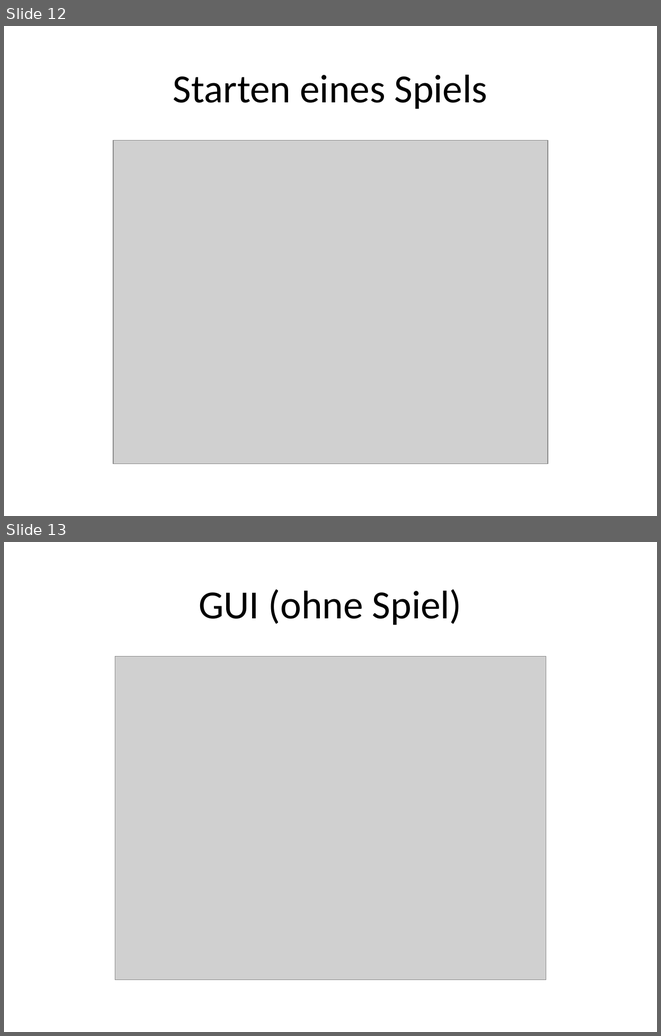
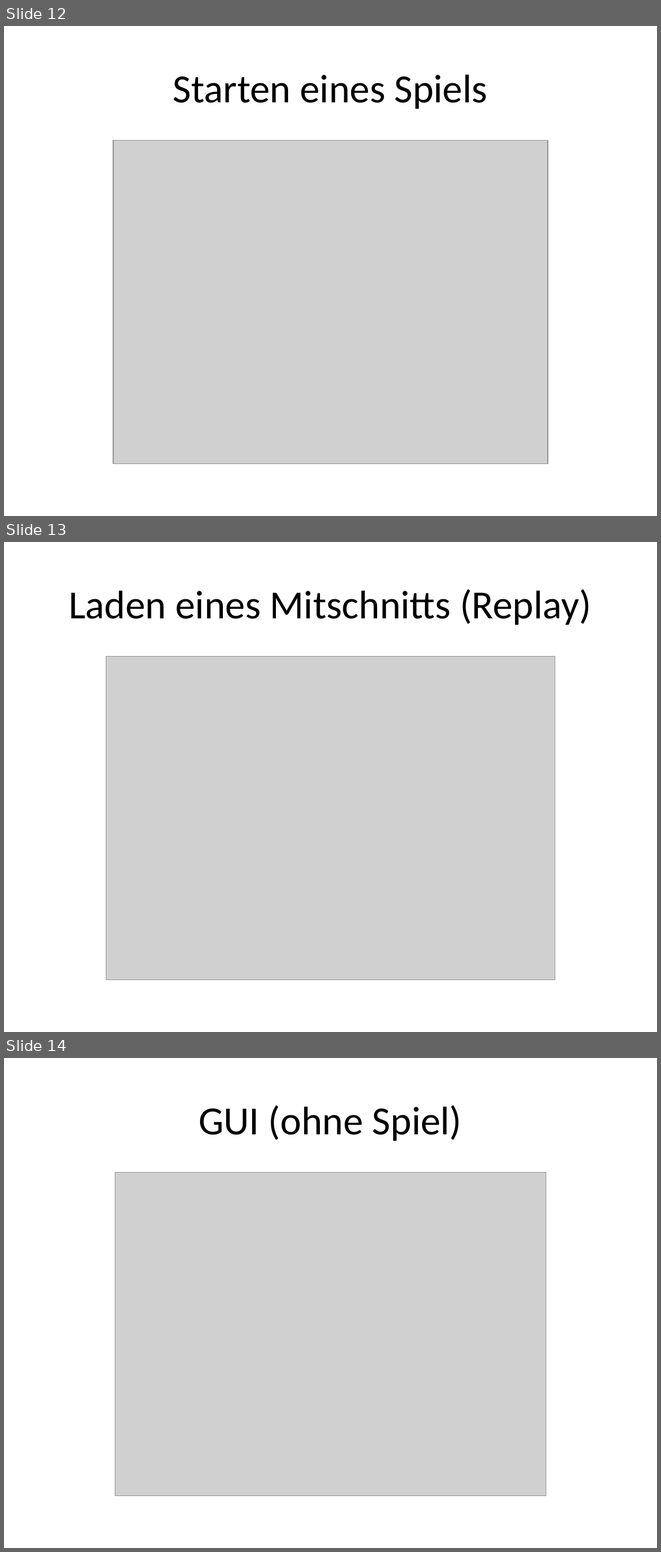
Before and after one commit to software-challenge/backend, a slide deck: organisation/sc2010_final.pptx. Shown one above the other, each under a label of ours: slides 12 and 13 before the commit, slides 12, 13 and 14 after it. The pictures are 661x1036 and 661x1552 pixels, drawn with LibreOffice and Linux fonts; fonts in the diff are those of the drawing; grey boxes stand for pictures. Boxes give left, top, right and bottom in pixels: in the first picture for what was removed or moved away, otherwise in the second. Text is boxed around its words. In the diff, an @@ line names an element or a change of style, - is before the commit and + after.

Commit message:
+ added loadReplay diagram to presentation

```diff
--- a/organisation/sc2010_final.pptx
+++ b/organisation/sc2010_final.pptx
@@ slide 13 added at (4, 542, 657, 1032), background #FFFFFF @@
@@ title added at (69, 589, 591, 625), 44 pt, text #000000 @@
+Laden eines Mitschnitts (Replay)
@@ picture added at (106, 656, 555, 979) @@
@@ what was slide 13 is now slide 14 @@
```
Also in this commit, not shown: 3 slides changed.
